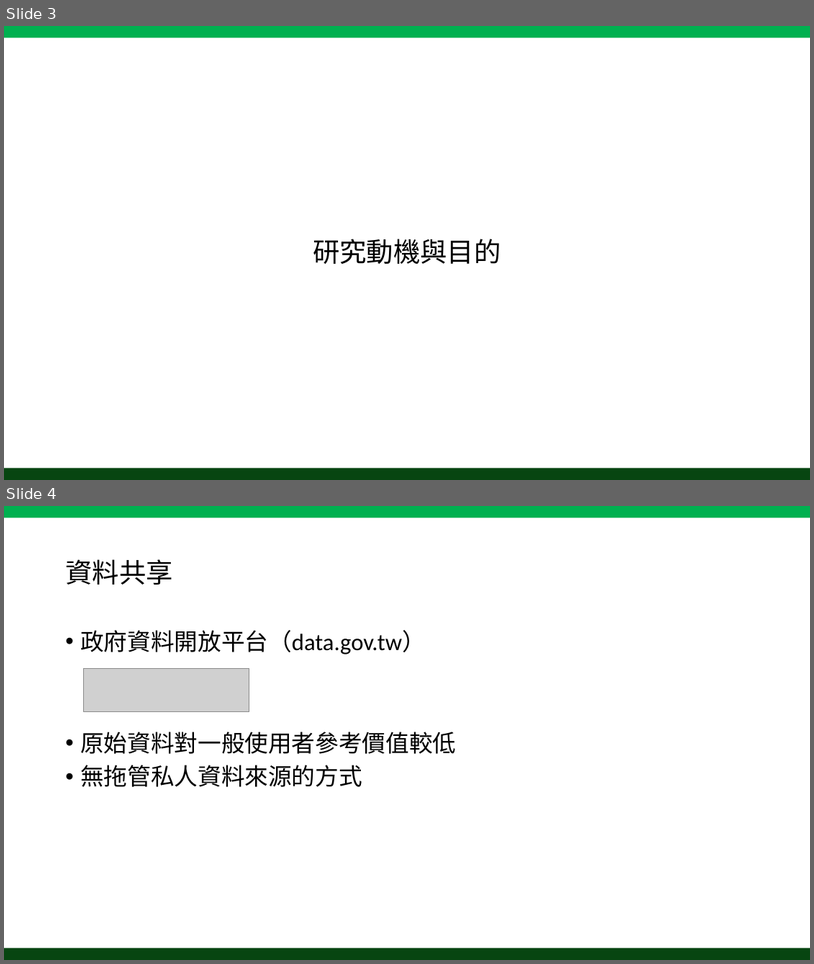
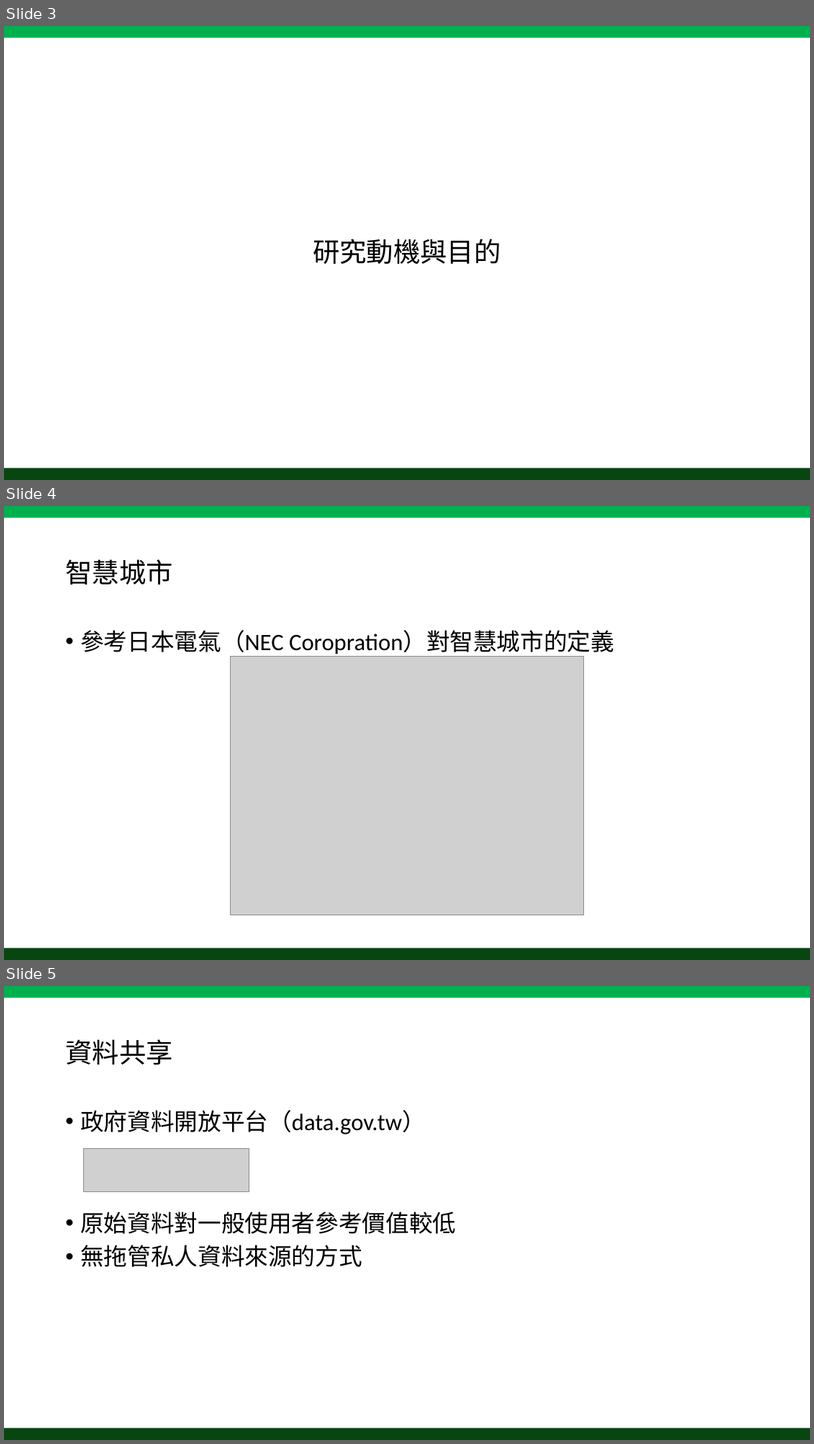
Before and after one commit to tedrong/Paper, a slide deck: Anomaly Detection and Event Alert System for IOT Integrated Management Platform.pptx. Shown one above the other, each under a label of ours: slides 3 and 4 before the commit, slides 3, 4 and 5 after it. The pictures are 814x964 and 814x1444 pixels, drawn with LibreOffice and Linux fonts; fonts in the diff are those of the drawing; grey boxes stand for pictures. Boxes give left, top, right and bottom in pixels: in the first picture for what was removed or moved away, otherwise in the second. Text is boxed around its words. In the diff, an @@ line names an element or a change of style, - is before the commit and + after.

```diff
--- a/Anomaly Detection and Event Alert System for IOT Integrated Management Platform.pptx
+++ b/Anomaly Detection and Event Alert System for IOT Integrated Management Platform.pptx
@@ slide 4 added at (x1=4, y1=506, x2=810, y2=960), background #FFFFFF @@
@@ rectangle added at (x1=4, y1=506, x2=810, y2=518), fill #00B050 @@
@@ title added at (x1=65, y1=559, x2=172, y2=584), 32 pt, text #000000 @@
+智慧城市
@@ text added at (x1=80, y1=630, x2=615, y2=654), 28 pt, text #000000 @@
+• 參考日本電氣（NEC Coropration）對智慧城市的定義
@@ picture added at (x1=231, y1=656, x2=584, y2=915) @@
@@ rectangle added at (x1=4, y1=947, x2=810, y2=960), fill #074511 @@
@@ what was slide 4 is now slide 5 @@
```
Also in this commit, not shown: 4 slides changed.
